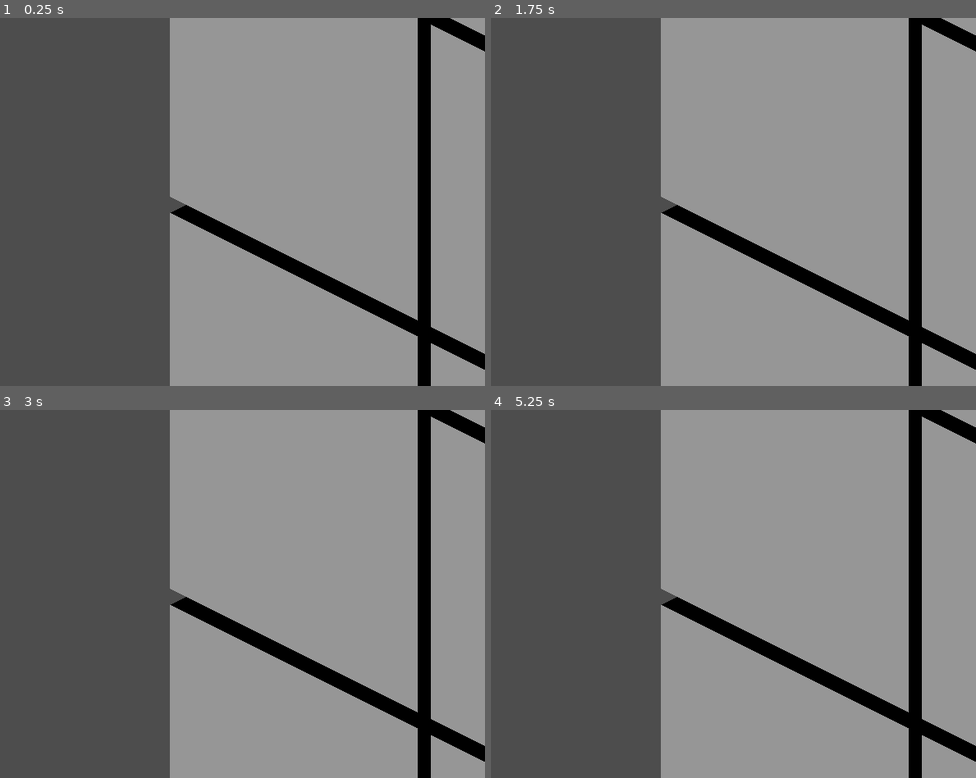
Above: before the commit, frames 1-4 (two rows, left to right).
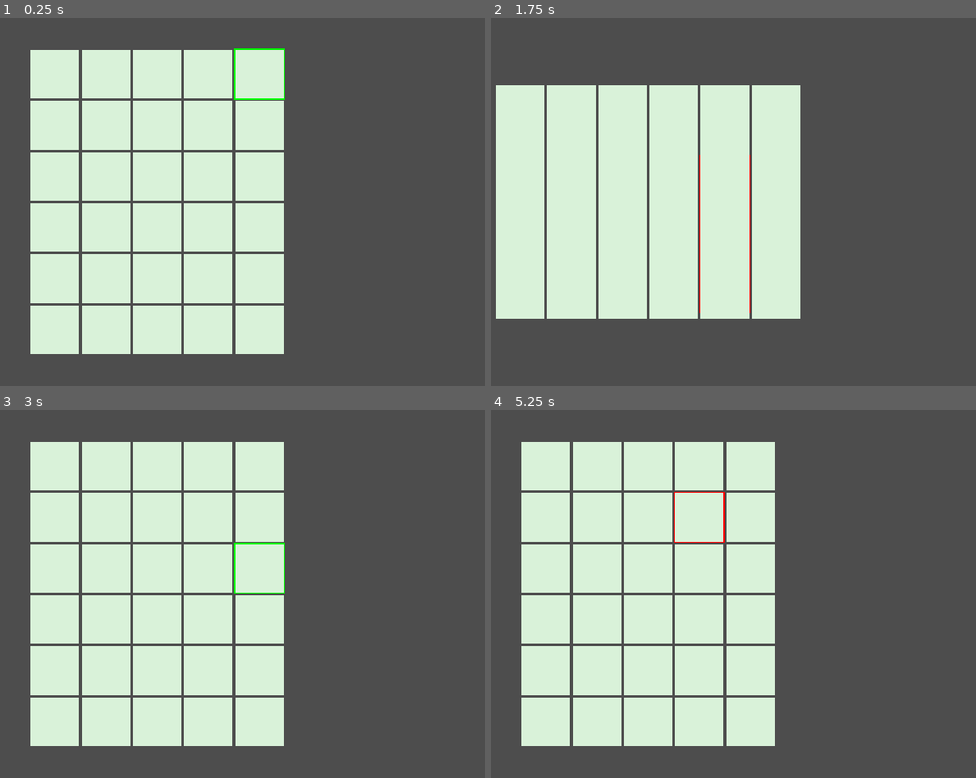
Above: after the commit, the same moments.

Repository: BigBarfEaterBBE/supermarket_simulator
Game: Godot game, scene res://supermarket_simulator/scenes/grid.tscn
Same seed, same stepped clock (60 frames per second), same inputs: the game is played once before the commit and once after it.
Inputs:
- Up to frame 1 (0.25 s): no input
- Up to frame 2 (1.75 s): tap Enter (place_item) at 0.5, 1.35 s; hold D (move_right) 0.53-1.28 s; tap Q (view_prev) at 0.6, 1.55 s; tap Space at 1.25 s; hold S (move_back) from 1.28 s (still down)
- Up to frame 3 (3 s): tap Enter (place_item) at 2 s; release S (move_back) at 2.03 s; hold D (move_right) 2.03-2.78 s; tap E (view_next) at 2.1 s; tap Q (view_prev) at 2.3, 2.85 s; tap Space at 2.75 s; hold W (move_forward) from 2.78 s (still down)
- Up to frame 4 (5.25 s): tap Enter (place_item) at 3.5 s; release W (move_forward) at 3.53 s; hold A (move_left) 3.53-5.03 s; tap Alt at 3.6 s; tap Q (view_prev) at 3.8, 4.55, 5.1 s; tap Space at 4.25 s; tap Shift at 4.35 s; hold S (move_back) from 5.03 s (still down)

The runs differ from the first frame. In frame 1, 87% of the frame differs, in the area x 6-100%, y 0-100%; in frame 2, 86%; in frame 3, 87%; in frame 4, 87%.
Error before the commit: Invalid assignment of property or key 'rotation_degrees' with value of type 'Vector3' on a base object of type 'null instance'. (res://supermarket_simulator/sc…

Commit message:
12/29 11:59 AM I finally got the item grids + rotation to look right

Diff:
--- a/supermarket_simulator/scenes/grid.tscn
+++ b/supermarket_simulator/scenes/grid.tscn
@@ -9,8 +9,7 @@
 [node name="Cells" type="Node3D" parent="."]
 
 [node name="Camera3D" type="Camera3D" parent="."]
-transform = Transform3D(0.707107, -0.353553, 0.612372, 0, 0.866025, 0.5, -0.707107, -0.353553, 0.612372, 5, 5, 10)
+transform = Transform3D(0.707107, -0.353553, 0.612372, 0, 0.866025, 0.5, -0.707107, -0.353553, 0.612372, 0, 0, 20)
 projection = 1
+size = 12.0
 script = ExtResource("2_3ar6c")
-
-[node name="DirectionalLight3D" type="DirectionalLight3D" parent="."]
--- a/supermarket_simulator/scripts/camera_3d.gd
+++ b/supermarket_simulator/scripts/camera_3d.gd
@@ -1,11 +1,22 @@
 extends Camera3D
 
-var views = [
-	Vector3(90, 0, 0), #top
-	Vector3(0, 0, 0), #front
-	Vector3(0, 90, 0) #side
-]
+@export var grid_size := Vector3i(6,4,5)
+var camera_distance := 10.0
+var views = []
 var view_index := 0
+
+func _ready():
+	projection = PROJECTION_ORTHOGONAL
+	size = max(grid_size.x, grid_size.y, grid_size.z) * 1.2
+	views = [
+
+		Vector3(0, grid_size.y + camera_distance, 0), #top
+		Vector3(0, grid_size.y * 0.5, -grid_size.z - camera_distance), # front
+		Vector3(-grid_size.x - camera_distance, grid_size.y * 0.5, 0),
+
+	]
+	position = views[view_index]
+	look_at(Vector3.ZERO, Vector3.UP)
 
 func _process(_delta):
 	if Input.is_action_just_pressed("view_next"):
@@ -13,4 +24,5 @@
 	if Input.is_action_just_pressed("view_prev"):
 		view_index = (view_index - 1 + views.size()) % views.size()
 
-		$Camera3D.rotation_degrees = views[view_index]
+	position = views[view_index]
+	look_at(Vector3.ZERO, Vector3.UP)
--- a/supermarket_simulator/scripts/grid_root.gd
+++ b/supermarket_simulator/scripts/grid_root.gd
@@ -6,9 +6,11 @@
 var cursor := Vector3i.ZERO
 var current_item := ItemData.new(1, "Milk", Vector3i(1,3,1))
 var preview
+var offset: Vector3
 
 #create grid cubes
 func _ready():
+	offset = Vector3( (grid_size.x - 1) * 0.5, (grid_size.y - 1) *0.5, (grid_size.z - 1) * 0.5) * cell_size
 	preview = preload("res://supermarket_simulator/scenes/item_preview.tscn").instantiate()
 	preview.item_size = current_item.size
 	preview.build()
@@ -19,8 +21,13 @@
 			for z in grid_size.z:
 				var cube = MeshInstance3D.new()
 				cube.mesh = BoxMesh.new()
+				var mat := StandardMaterial3D.new()
+				mat.shading_mode = BaseMaterial3D.SHADING_MODE_UNSHADED
+				mat.cull_mode = BaseMaterial3D.CULL_DISABLED
+				mat.albedo_color = Color(0.85, 0.95, 0.85)
+				cube.material_override = mat
 				cube.scale = Vector3.ONE * 0.95
-				cube.position = Vector3(x, y, z) * cell_size
+				cube.position = (Vector3(x, y, z) * cell_size) - offset
 				$Cells.add_child(cube)
 
 #movement
@@ -43,7 +50,7 @@
 			grid.place(current_item.id, current_item.size, cursor)
 
 func update_preview():
-	preview.position = Vector3(cursor) * cell_size
+	preview.position = (Vector3(cursor) *  cell_size) - offset
 	var valid = grid.can_place(current_item.size, cursor)
 	for cube in preview.get_node("Blocks").get_children():
 		if valid:
--- a/supermarket_simulator/scripts/item_preview.gd
+++ b/supermarket_simulator/scripts/item_preview.gd
@@ -11,7 +11,10 @@
 			for z in item_size.z:
 				var cube = MeshInstance3D.new()
 				cube.mesh = BoxMesh.new()
-				cube.material_override = StandardMaterial3D.new()
-				cube.material_override.albedo_color = Color(0, 1, 0, 0.5)
+				var mat := StandardMaterial3D.new()
+				mat.shading_mode = BaseMaterial3D.SHADING_MODE_UNSHADED
+				mat.cull_mode = BaseMaterial3D.CULL_DISABLED
+				mat.albedo_color = Color(0, 1, 0, 0.5)
+				cube.material_override = mat
 				cube.position = Vector3(x, y, z) * cell_size
 				$Blocks.add_child(cube)
